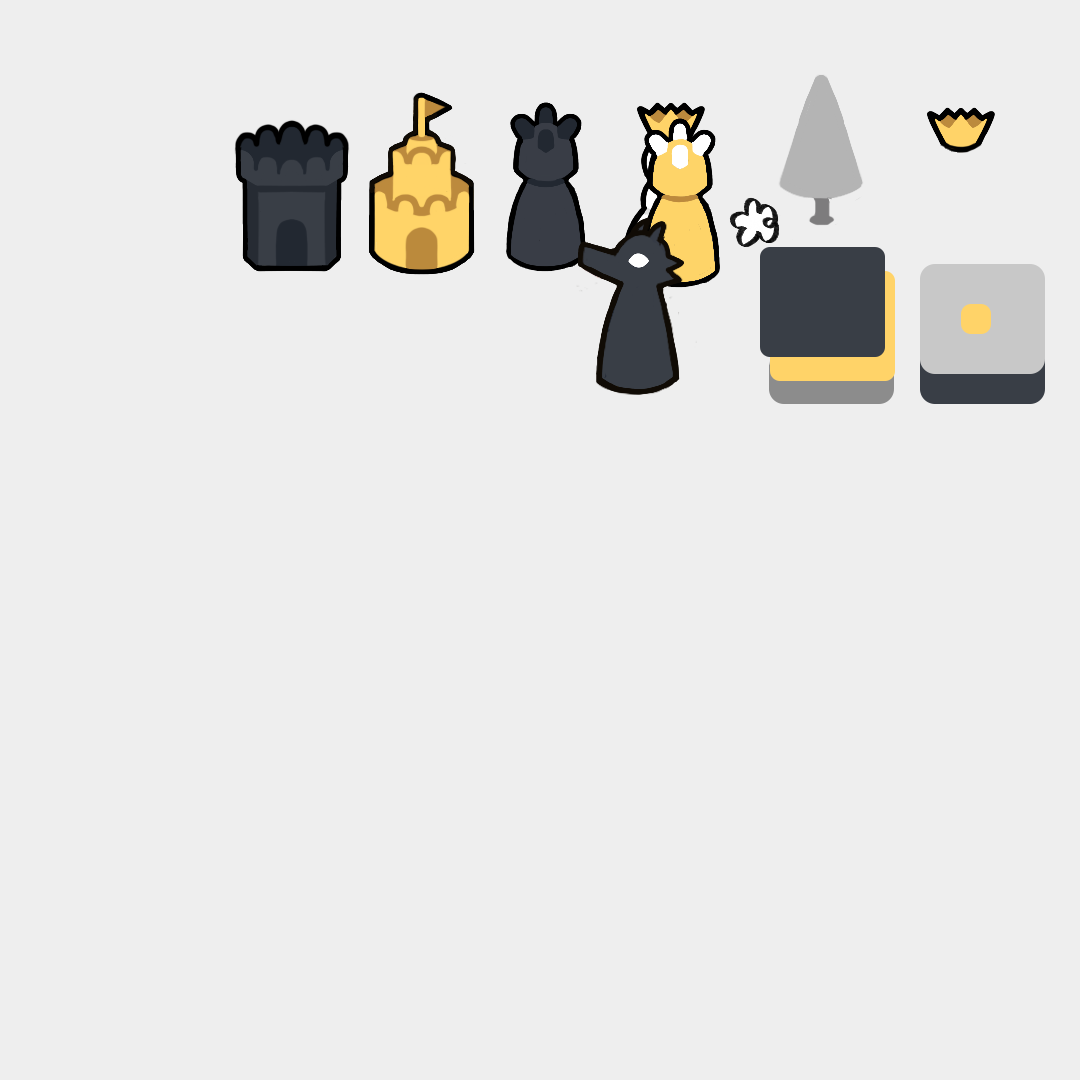
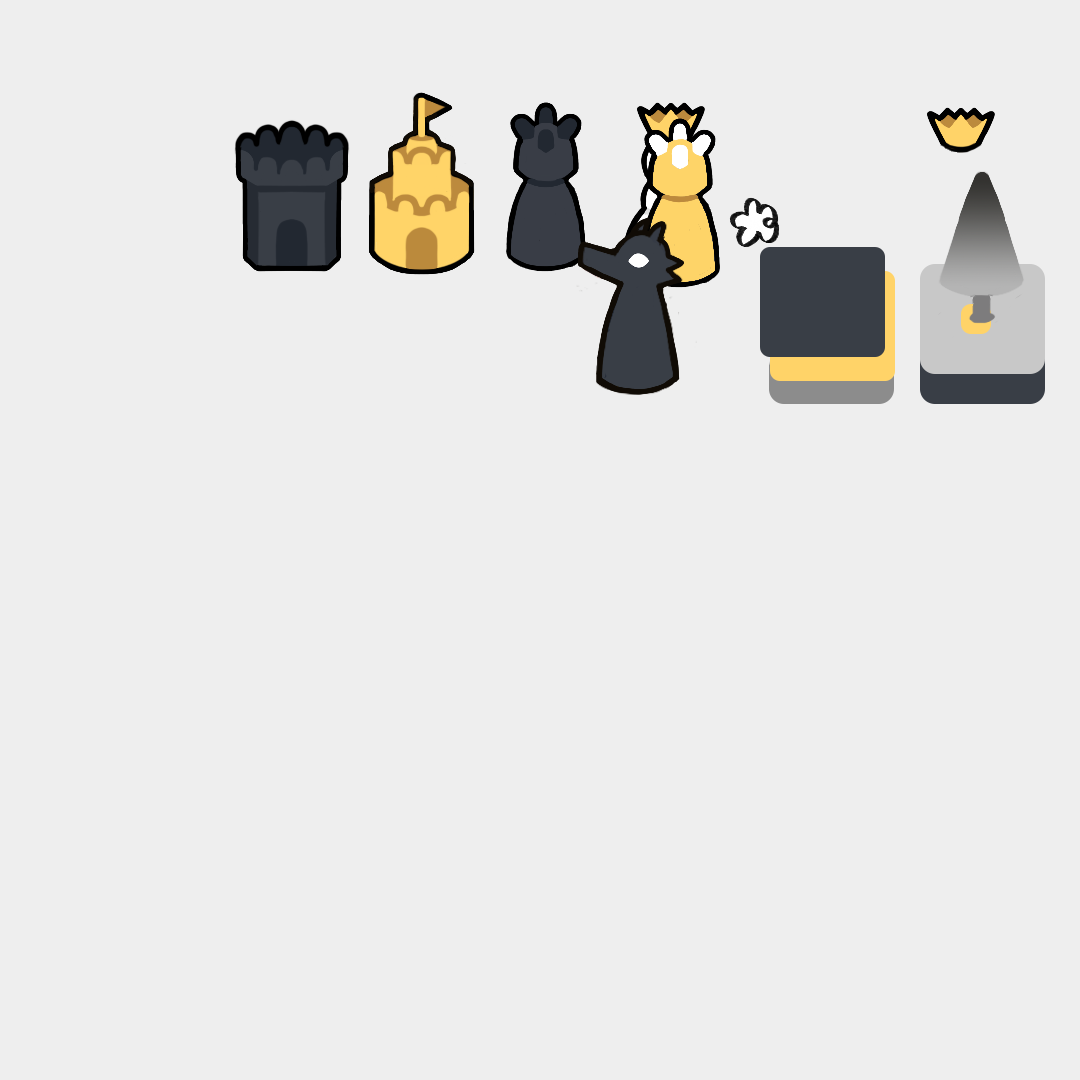
Before/after of a 1080x1080 layered artwork. What changed in the layer stack:
removed layer "Ebene 206" from group "tree" over [778, 74, 864, 226]
added layer "Ebene 207" in group "tree" over [938, 171, 1024, 324]
